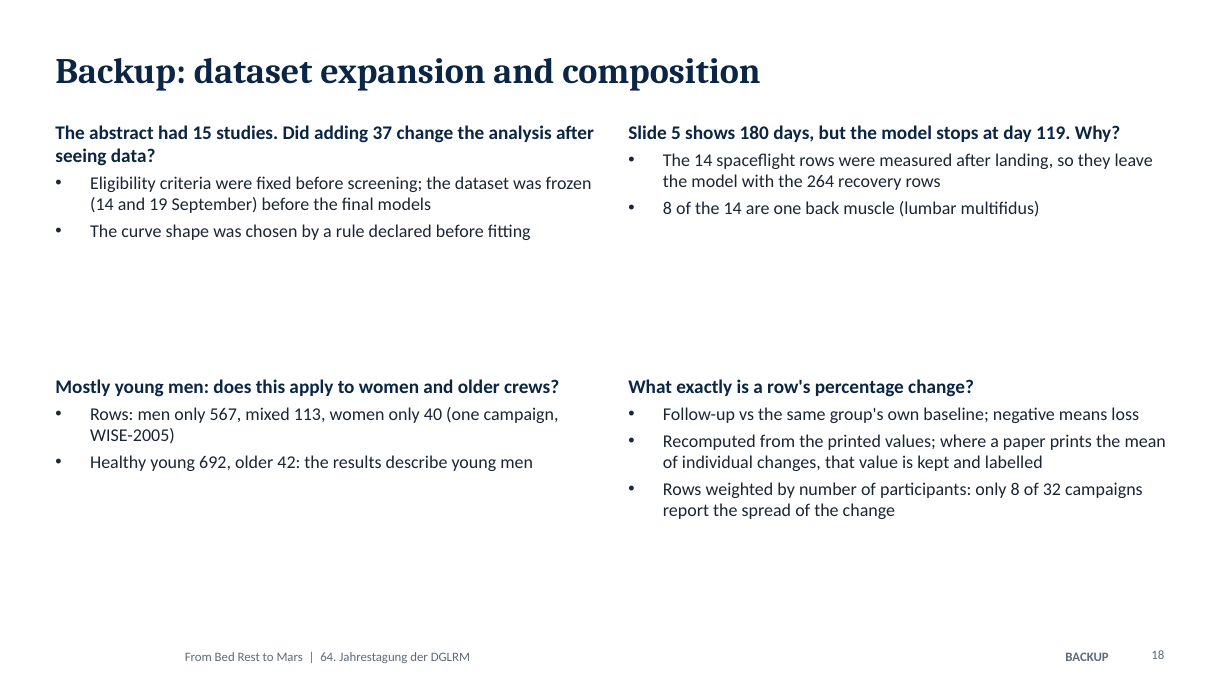
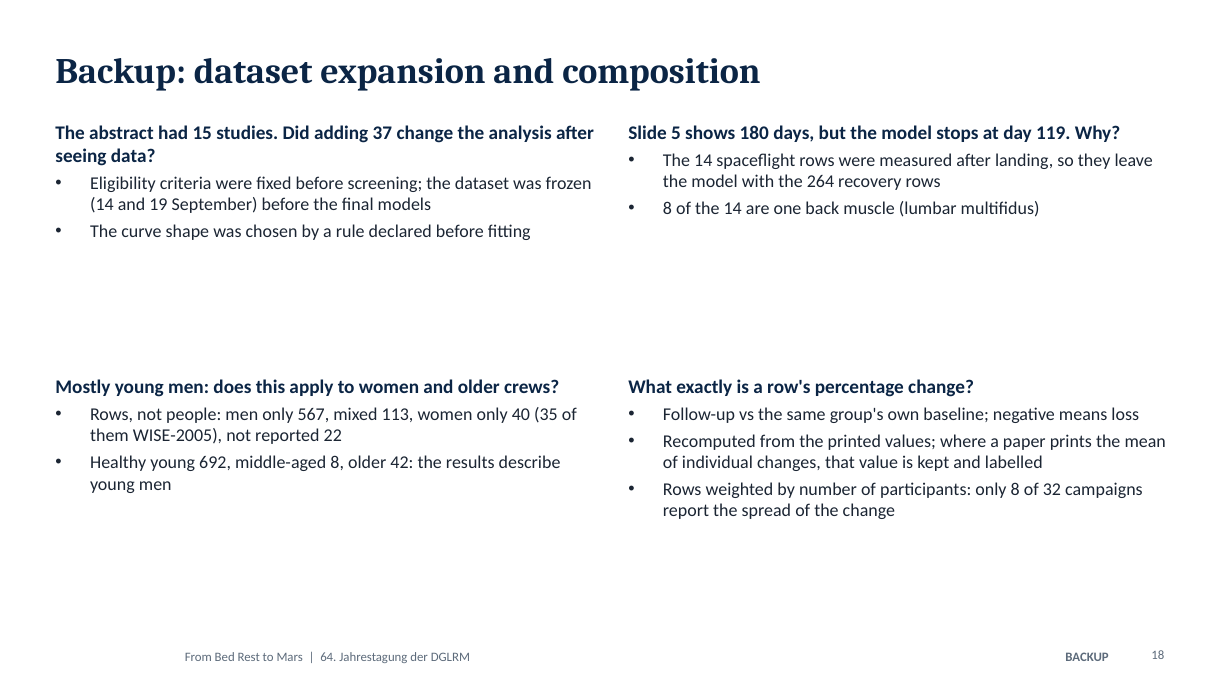
Before and after one commit to MiladBahariQaragoz/BedrestToMars, a slide deck: slide 18 of presentation/bed-rest-to-mars-talk.pptx. Drawn at 1232x693 pixels with LibreOffice and Linux fonts; fonts in the diff are those of the drawing; background and template pictures are left out. Boxes give left, top, right and bottom in pixels: in the first picture for what was removed or moved away, otherwise in the second. Text is boxed around its words. In the diff, an @@ line names an element or a change of style, - is before the commit and + after.

```diff
--- a/presentation/bed-rest-to-mars-talk.pptx
+++ b/presentation/bed-rest-to-mars-talk.pptx
@@ text at bbox=[90, 407, 577, 493]: text changed @@
-• Rows: men only 567, mixed 113, women only 40 (one campaign, WISE-2005)
-• Healthy young 692, older 42: the results describe young men
+• Rows, not people: men only 567, mixed 113, women only 40 (35 of them WISE-2005), not reported 22
+• Healthy young 692, middle-aged 8, older 42: the results describe young men
```
Also in this commit, not shown: 8 other slides changed, 3 other files.
